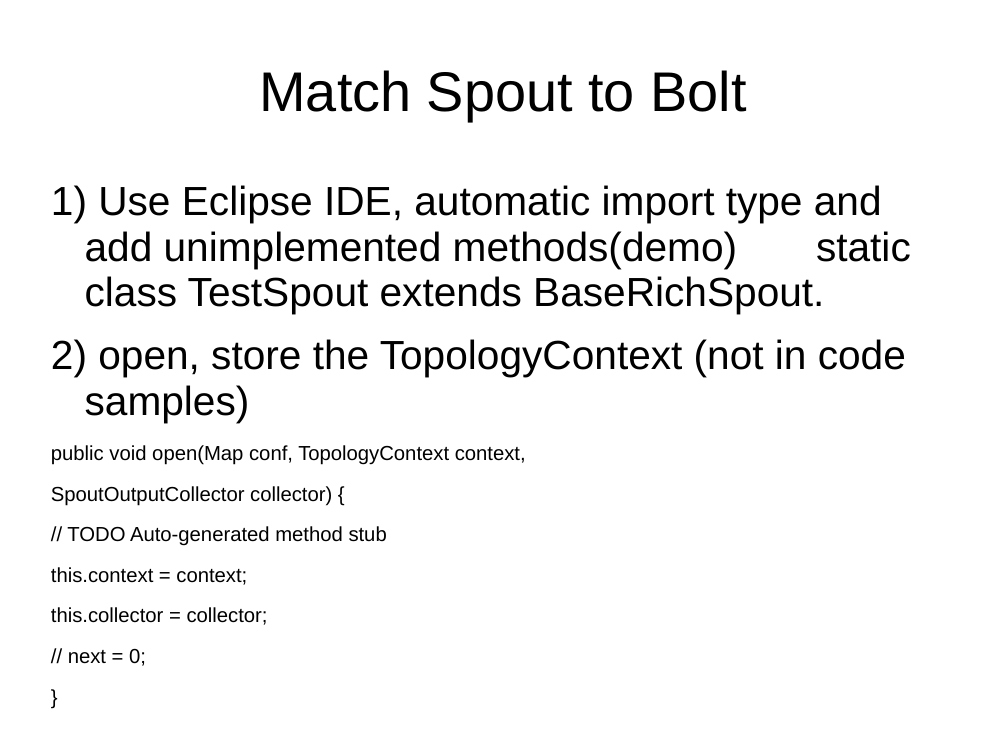
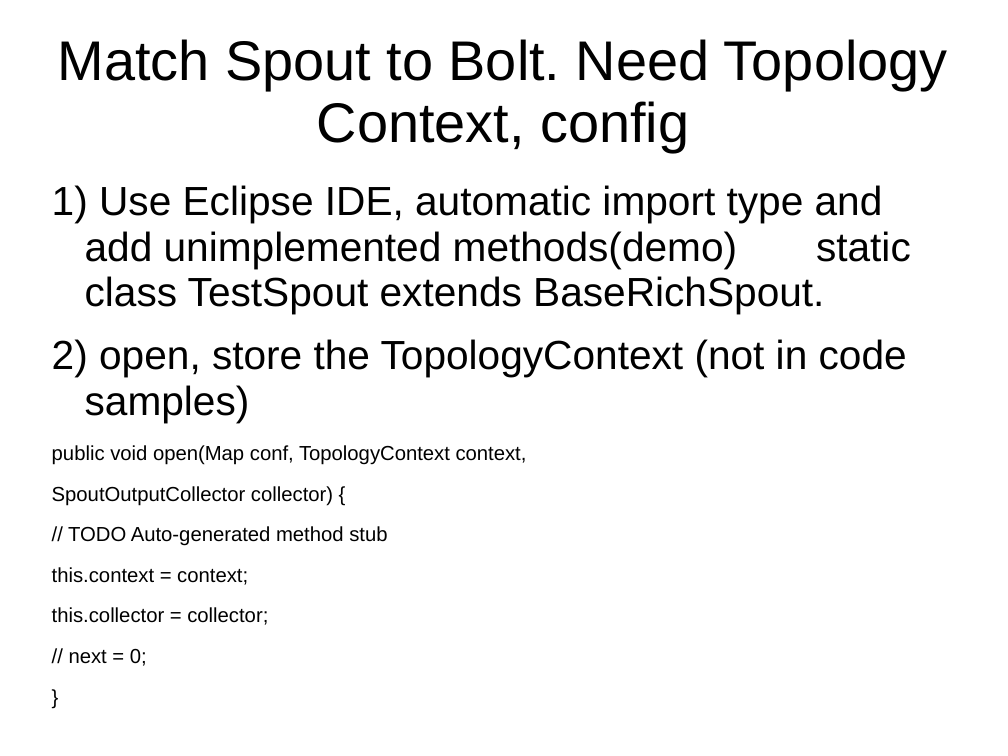
Before and after one commit to dougc333/storm, a slide deck: slide 13 of Storm.ppt (slide 8 before the commit). Drawn at 1008x756 pixels with LibreOffice and Linux fonts; fonts in the diff are those of the drawing. Boxes give left, top, right and bottom in pixels: in the first picture for what was removed or moved away, otherwise in the second. Text is boxed around its words. In the diff, an @@ line names an element or a change of style, - is before the commit and + after.

```diff
--- a/Storm.ppt
+++ b/Storm.ppt
@@ title at <box>58,39,948,152</box>: text changed @@
-Match Spout to Bolt
+Match Spout to Bolt. Need Topology Context, config
@@ text "1) Use Eclipse IDE, automatic ..." at <box>52,185,911,666</box>: indent changed @@
```
Also in this commit, not shown: 15 other slides changed, 13 slides added, 2 slides removed, 11 other files.
